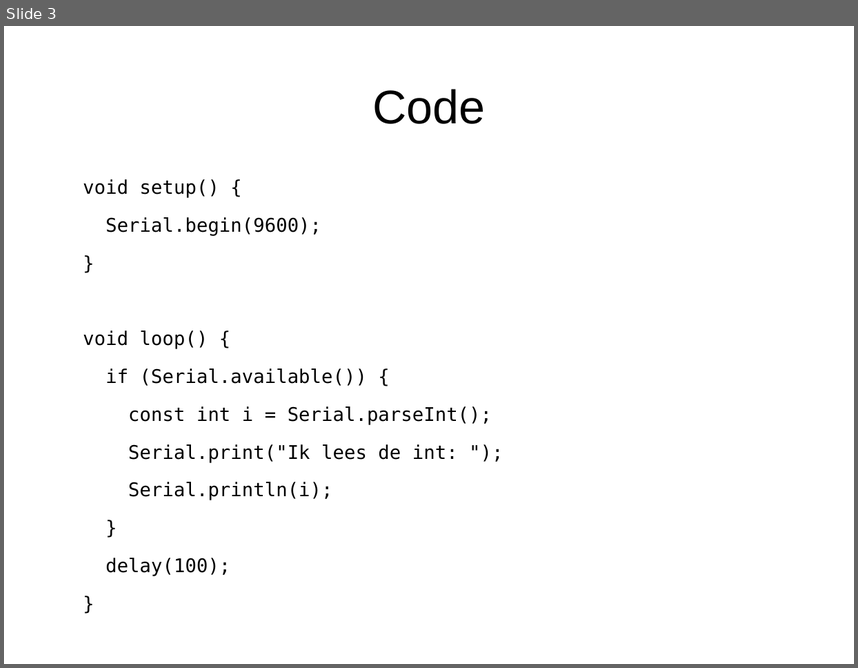
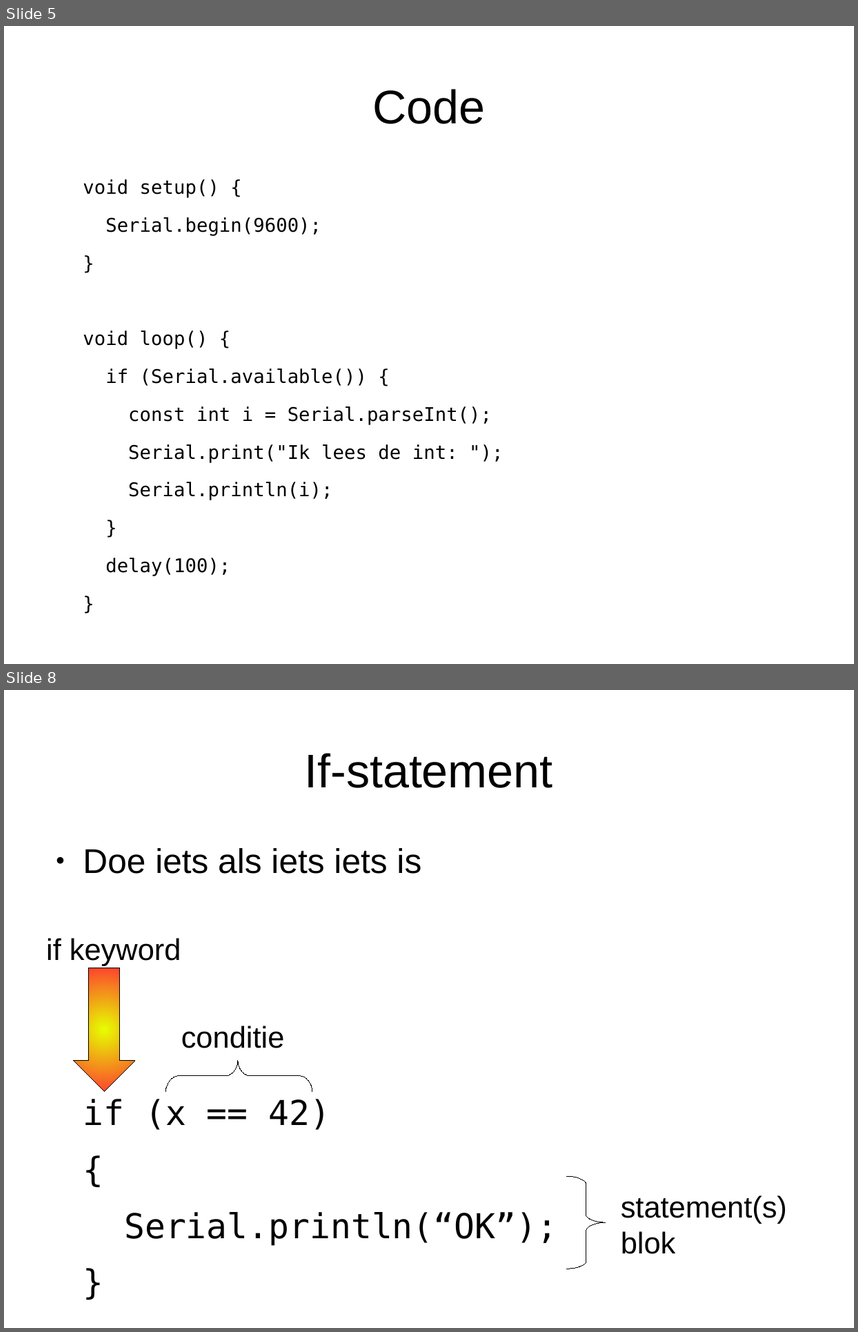
Before and after one commit to djog/arduino_cursus, a slide deck: Presentaties/Programmeren1.odp. Shown one above the other, each under a label of ours: slide 3 before the commit, slides 5 and 8 after it; the slides between them are not shown. The pictures are 858x668 and 858x1332 pixels, drawn with LibreOffice and Linux fonts; fonts in the diff are those of the drawing; background and template pictures are left out. Boxes give left, top, right and bottom in pixels: in the first picture for what was removed or moved away, otherwise in the second. Text is boxed around its words. In the diff, an @@ line names an element or a change of style, - is before the commit and + after.

```diff
--- a/Presentaties/Programmeren1.odp
+++ b/Presentaties/Programmeren1.odp
@@ slide 8 added at [4,690,854,1328], background #FFFFFF @@
@@ title added at [304,753,553,788], 44 pt, text #000000 @@
+If-statement
@@ text added at [83,848,421,874], 32 pt, text #000000 @@
+● Doe iets als iets iets is
@@ text added at [46,938,181,966], 28 pt, text #000000 @@
+if keyword
@@ down arrow added at [74,967,135,1091], fill gradient #E6FF00 to #FF3333, outline #000000 0 pt @@
@@ text added at [181,1025,285,1048], 28 pt, text #000000 @@
+conditie
@@ freeform shape added at [166,1061,312,1091], outline #000000 0 pt @@
@@ text added at [83,1098,557,1245], 32 pt, text #000000 @@
+if (x == 42)
+{
+Serial.println(“OK”);
+}
@@ freeform shape added at [567,1176,606,1268], outline #000000 0 pt @@
@@ text added at [621,1195,787,1254], 28 pt, text #000000 @@
+statement(s)
+blok
@@ what was slide 3 is now slide 5 @@
```
Also in this commit, not shown: 2 slides changed, 6 other slides added, 1 slide removed, 6 other files.
